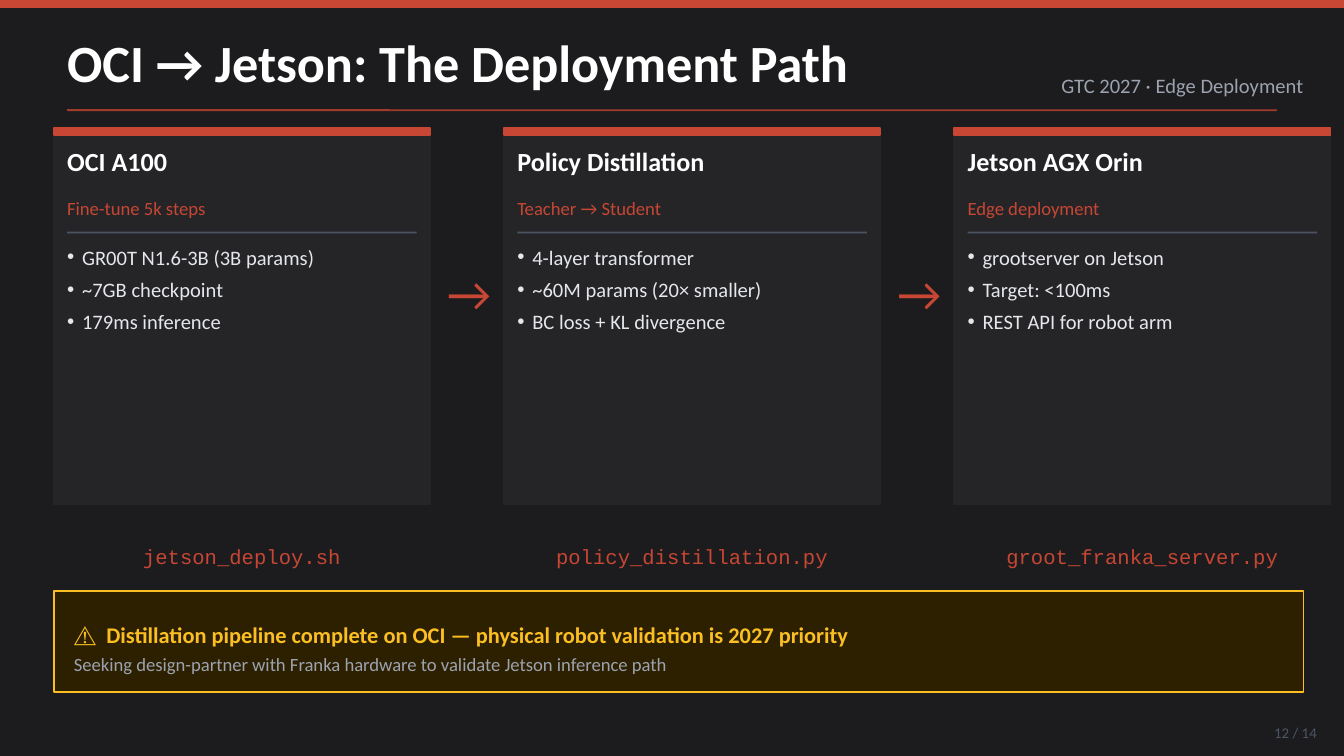
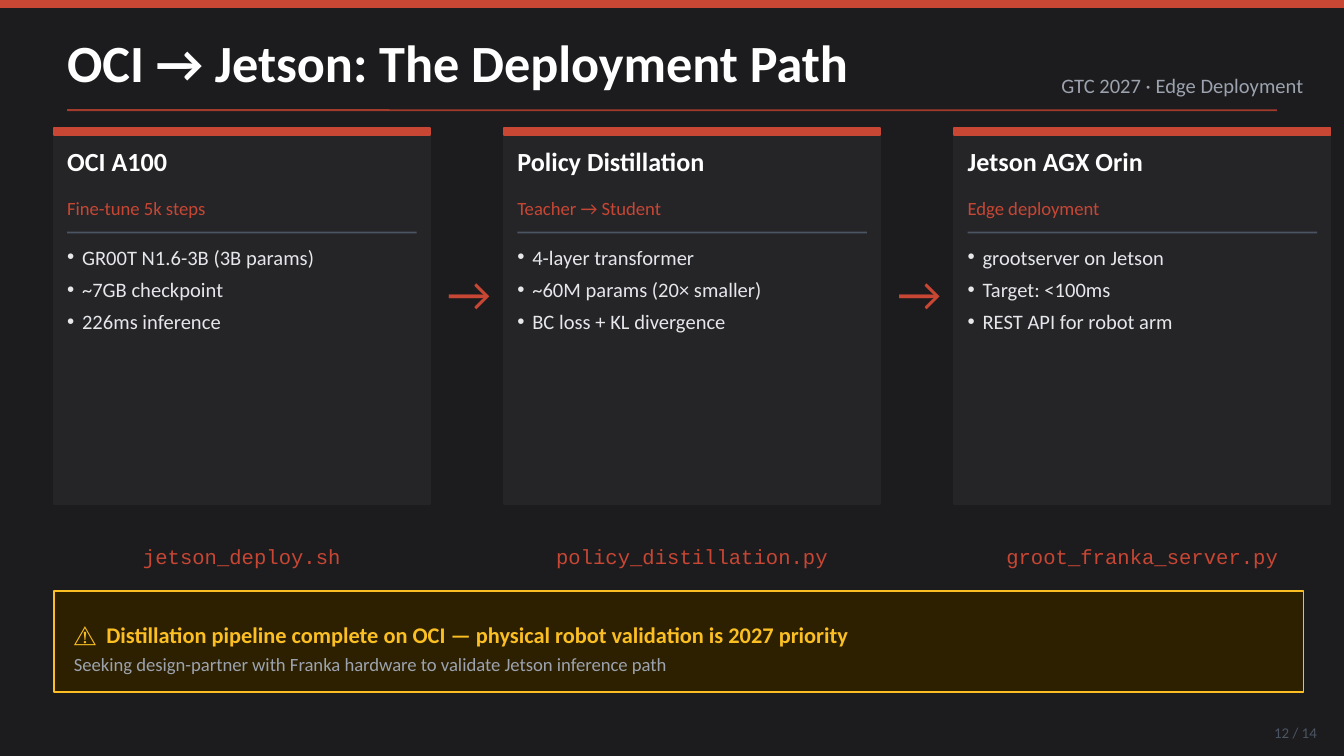
Before and after one commit to qianjun22/roboticsai, a slide deck: slide 12 of OCI_Robot_Cloud_GTC2027.pptx. Drawn at 1344x756 pixels with LibreOffice and Linux fonts; fonts in the diff are those of the drawing. Boxes give left, top, right and bottom in pixels: in the first picture for what was removed or moved away, otherwise in the second. Text is boxed around its words. In the diff, an @@ line names an element or a change of style, - is before the commit and + after.

```diff
--- a/OCI_Robot_Cloud_GTC2027.pptx
+++ b/OCI_Robot_Cloud_GTC2027.pptx
@@ text at (82,315,220,329): text changed @@
-• 179ms inference
+• 226ms inference
```
Also in this commit, not shown: 6 other slides changed, 2 other files.
